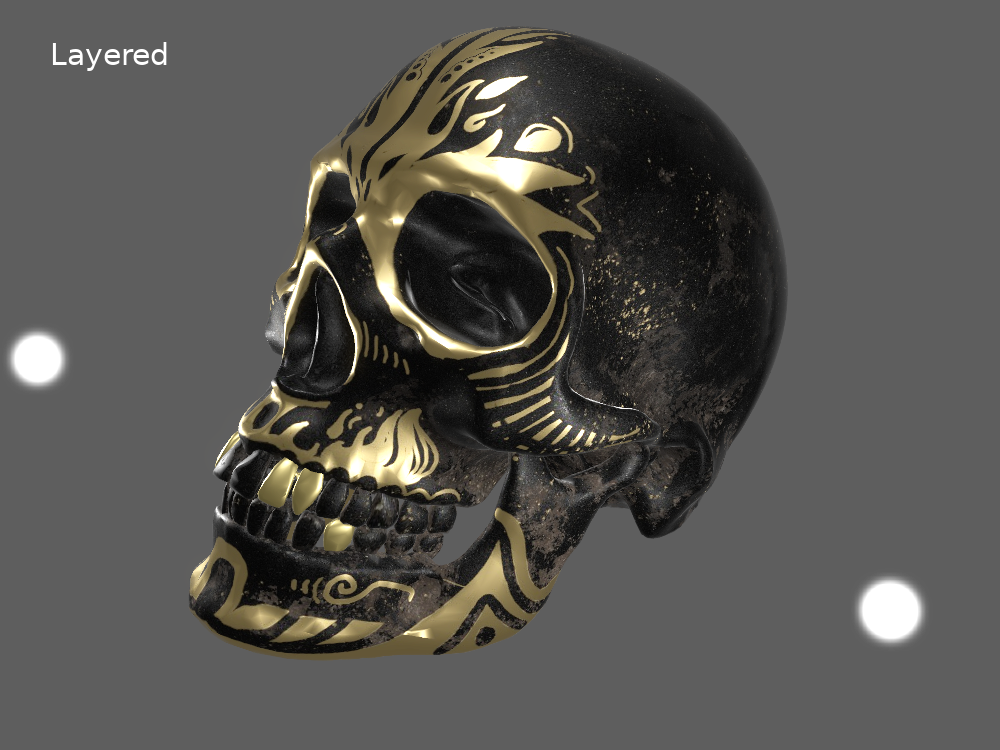
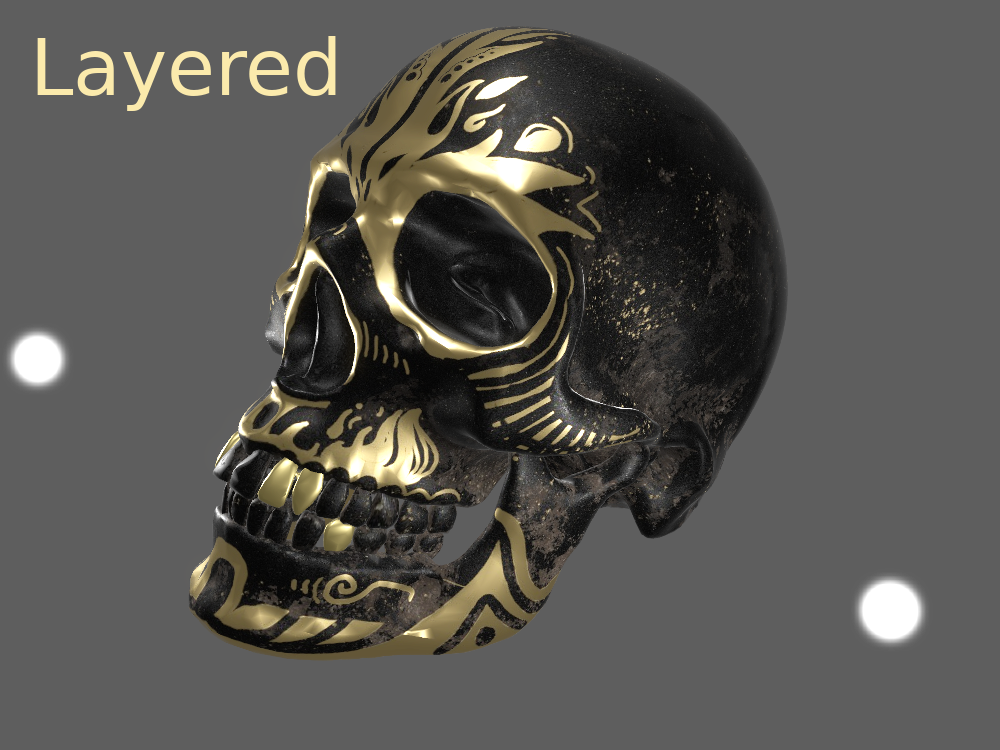
Comparing the layer stacks of the two 1000px x 750px images. Changes:
renamed "Gamma workflow" to "Layered", painted on it over [37, 36, 336, 111]
renamed "Naive" to "Naïve", painted on it over [37, 38, 253, 98]
